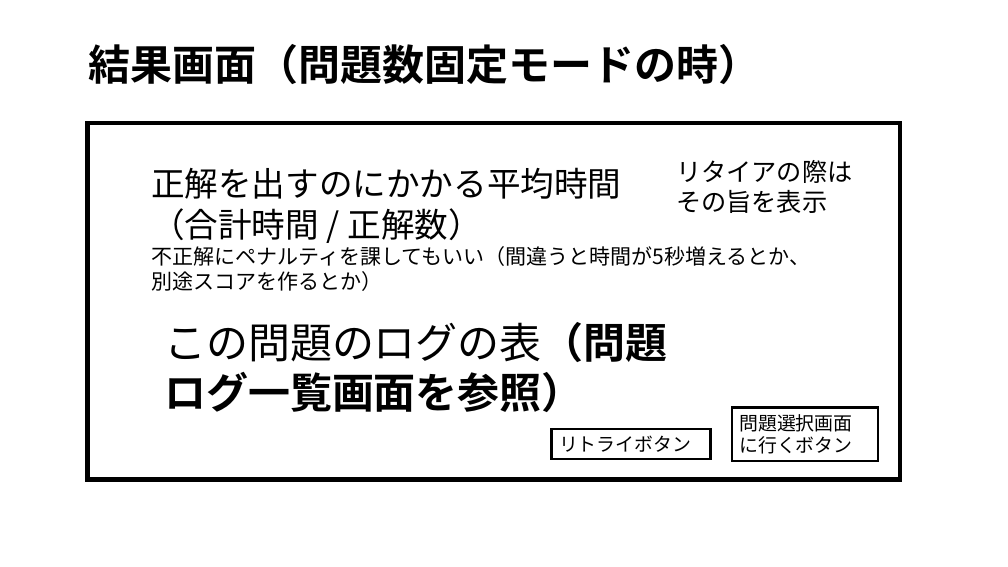
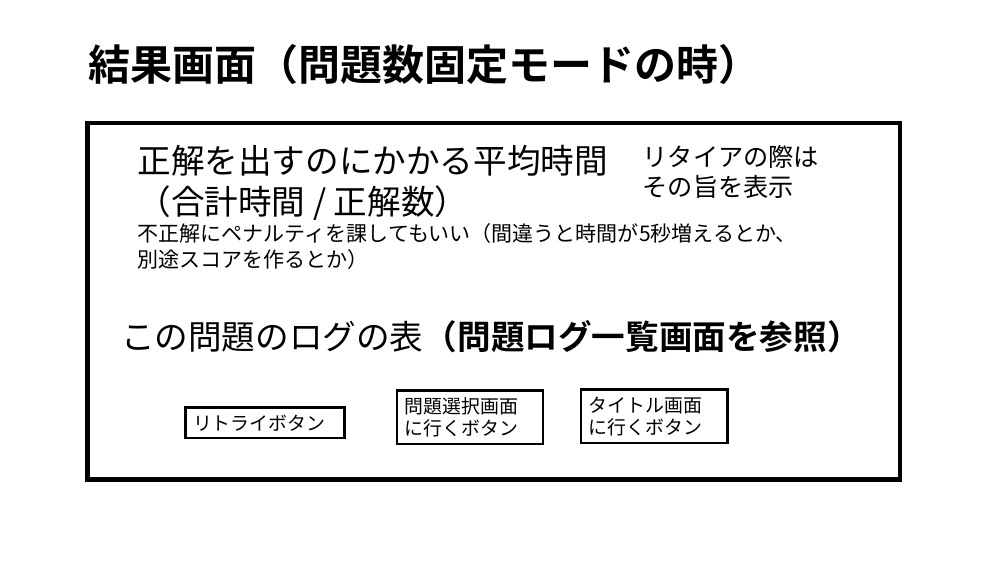
Before and after one commit to tanakai0/stdlib_py_typist, a slide deck: slide 11 of design.pptx. Drawn at 1008x567 pixels with LibreOffice and Linux fonts; fonts in the diff are those of the drawing. Boxes give left, top, right and bottom in pixels: in the first picture for what was removed or moved away, otherwise in the second. Text is boxed around its words. In the diff, an @@ line names an element or a change of style, - is before the commit and + after.

```diff
--- a/design.pptx
+++ b/design.pptx
@@ text "正解を出すのにかかる平均時間": place and size @@
-text "正解を出すのにかかる平均時間" at (151,167,810,291)
+text "正解を出すのにかかる平均時間" at (137,144,796,269)
@@ text "リタイアの際はその旨を表示": place and size @@
-text "リタイアの際はその旨を表示" at (676,160,852,213)
+text "リタイアの際はその旨を表示" at (643,145,819,198)
@@ text "この問題のログの表（問題ログ一覧画面を参照）": place and size @@
-text "この問題のログの表（問題ログ一覧画面を参照）" at (164,322,668,412)
+text "この問題のログの表（問題ログ一覧画面を参照）" at (121,320,861,353)
@@ text "この問題のログの表（問題ログ一覧画面を参照）" at (121,320,861,353): size 40 to 32 pt @@
@@ rectangle added at (582,389,727,443), fill #FFFFFF, outline #000000 2.25 pt, 18 pt, text #000000 @@
+タイトル画面に行くボタン
@@ rectangle "リトライボタン": place and size @@
-rectangle "リトライボタン" at (552,429,711,459)
+rectangle "リトライボタン" at (185,408,344,438)
@@ rectangle "問題選択画面に行くボタン": place and size @@
-rectangle "問題選択画面に行くボタン" at (732,408,878,461)
+rectangle "問題選択画面に行くボタン" at (397,391,543,445)
```
Also in this commit, not shown: 8 other slides changed, 1 slide added.
